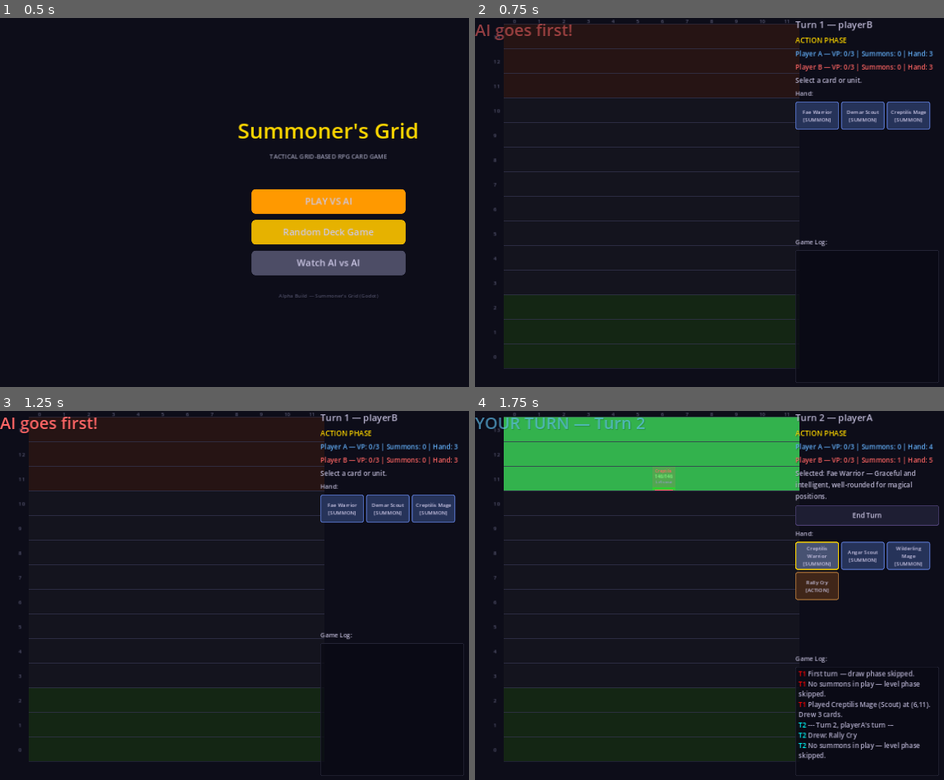
Above: before the commit, frames 1-4 (two rows, left to right).
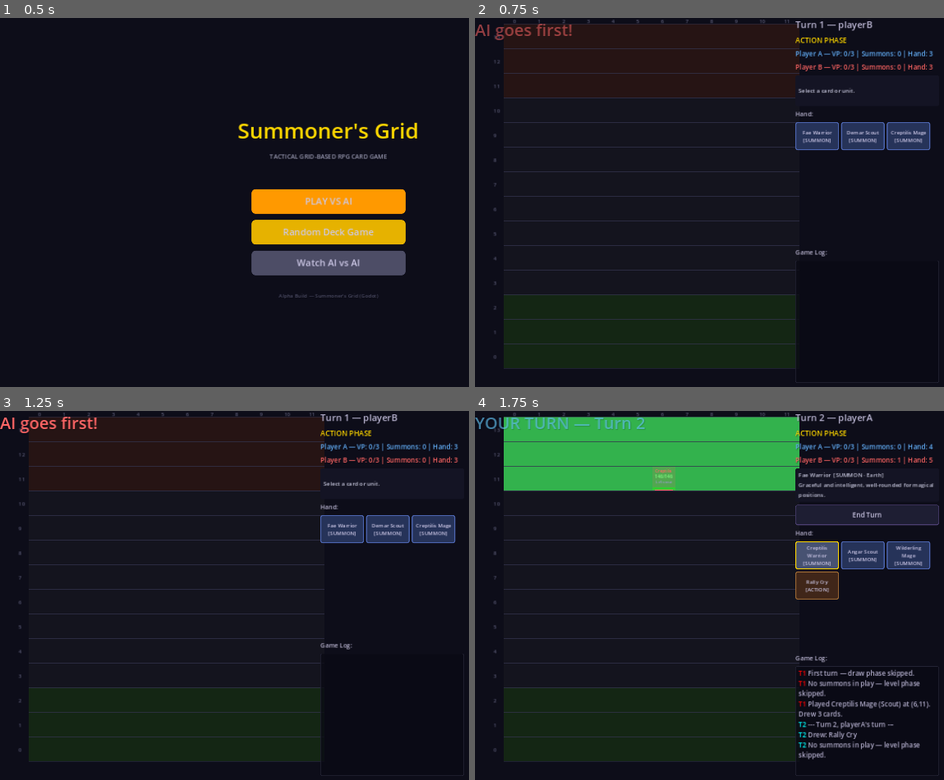
Above: after the commit, the same moments.

Repository: look-itsaxiom/summoners-grid
Game: Godot game, scene res://scenes/menu.tscn
Same seed, same stepped clock (60 frames per second), same inputs: the game is played once before the commit and once after it.
Inputs:
- Up to frame 1 (0.5 s): no input
- Up to frame 2 (0.75 s): click "Random Deck Game" at 0.5 s
- Up to frame 3 (1.25 s): no input
- Up to frame 4 (1.75 s): click "Fae Warrior [SUMMON]" at 1.25 s

Frame 1 is identical in both runs. In frame 2, 3.7% of the frame differs, in the area x 68-99%, y 16-65%; in frame 3, 3.7%; in frame 4, 2.6%.

Commit message:
feat: card + unit detail panels in sidebar
Add rich card/unit info display when selecting:

Card detail shows: name, type, element, description, requirements,
effect details (DMG/HEAL/BUFF with base power), and target type.

Unit detail shows: name, level, role, HP, movement, all 8 combat
stats, and equipped weapon with base power and range.

Styled dark panel background for the status area. Both formatters
are pure display functions with no game logic side effects.

Verified via godot-mcp: Sharpened Blade shows requirements +
buff details, warrior unit shows full stats + weapon BP:40.

Co-Authored-By: Claude Opus 4.6 (1M context) <noreply@anthropic.com>

Diff:
--- a/godot/scripts/ui/game_screen.gd
+++ b/godot/scripts/ui/game_screen.gd
@@ -82,11 +82,28 @@
 	player_b_info.add_theme_color_override("font_color", Color(1.0, 0.4, 0.4))
 	sidebar.add_child(player_b_info)
 
-	# Status
+	# Status / card detail area
+	var status_panel := PanelContainer.new()
+	status_panel.custom_minimum_size = Vector2(0, 60)
+	var sp_style := StyleBoxFlat.new()
+	sp_style.bg_color = Color(0.08, 0.08, 0.14)
+	sp_style.corner_radius_top_left = 4
+	sp_style.corner_radius_top_right = 4
+	sp_style.corner_radius_bottom_left = 4
+	sp_style.corner_radius_bottom_right = 4
+	sp_style.content_margin_left = 6
+	sp_style.content_margin_right = 6
+	sp_style.content_margin_top = 4
+	sp_style.content_margin_bottom = 4
+	status_panel.add_theme_stylebox_override("panel", sp_style)
+	sidebar.add_child(status_panel)
+
 	status_label = Label.new()
 	status_label.text = "Select a card or unit."
 	status_label.autowrap_mode = TextServer.AUTOWRAP_WORD
-	sidebar.add_child(status_label)
+	status_label.add_theme_font_size_override("font_size", 11)
+	status_label.add_theme_color_override("font_color", Color(0.8, 0.8, 0.9))
+	status_panel.add_child(status_label)
 
 	# End turn button
 	end_turn_btn = Button.new()
@@ -404,9 +421,7 @@
 			board.selected_cell = pos
 			board.show_moves(_gm.get_valid_moves(selected_unit_id))
 			board.show_attacks(_gm.get_valid_attacks(selected_unit_id))
-			status_label.text = "%s selected (Lv%d %s)" % [
-				s["card"].get("name", "?"), s["level"], s["current_role"]
-			]
+			status_label.text = _format_unit_detail(s)
 			_refresh_hand()
 			return
 
@@ -427,8 +442,7 @@
 	if index < hand.size():
 		var card: Dictionary = hand[index]
 		var ct: String = card.get("card_type", "")
-		var desc: String = card.get("description", card.get("name", "?"))
-		status_label.text = "Selected: %s — %s" % [card.get("name", "?"), desc]
+		status_label.text = _format_card_detail(card)
 
 		if ct == "summon":
 			board.show_placements(_gm.get_valid_placements())
@@ -926,6 +940,81 @@
 	parent.add_child(btn)
 
 
+func _format_card_detail(card: Dictionary) -> String:
+	var lines: Array[String] = []
+	var name_str: String = card.get("name", "?")
+	var ct: String = card.get("card_type", "")
+	var element: String = card.get("element", "neutral")
+
+	# Header: name + type + element
+	var type_label: String = ct.to_upper()
+	if ct == "action":
+		type_label = card.get("speed", "action").to_upper()
+	lines.append("%s  [%s · %s]" % [name_str, type_label, element.capitalize()])
+
+	# Description
+	var desc: String = card.get("description", "")
+	if desc != "":
+		lines.append(desc)
+
+	# Requirements
+	var reqs: Array = card.get("requirements", [])
+	if reqs.size() > 0:
+		var req_parts: Array[String] = []
+		for req in reqs:
+			var req_type: String = req.get("type", "")
+			if req_type == "role":
+				var family: String = req.get("role_family", "")
+				if family != "":
+					req_parts.append("Requires: %s summon" % family.capitalize())
+			elif req_type == "level":
+				req_parts.append("Min level: %d" % req.get("min_level", 0))
+		if req_parts.size() > 0:
+			lines.append(" · ".join(req_parts))
+
+	# Effects summary for action cards
+	if ct == "action":
+		for effect in card.get("effects", []):
+			var etype: String = effect.get("type", "")
+			var bp: int = effect.get("base_power", 0)
+			if etype == "damage" and bp > 0:
+				var dtype: String = effect.get("damage_type", "magical")
+				lines.append("DMG: %d BP (%s)" % [bp, dtype])
+			elif etype == "heal" and bp > 0:
+				lines.append("HEAL: %d BP" % bp)
+			elif etype == "buff":
+				var edesc: String = effect.get("description", "")
+				if edesc != "":
+					lines.append("BUFF: %s" % edesc)
+
+	# Target type
+	var target: String = card.get("target_type", "")
+	if target != "":
+		lines.append("Target: %s" % target.replace("_", " "))
+
+	return "\n".join(lines)
+
+
+func _format_unit_detail(unit: Dictionary) -> String:
+	var card: Dictionary = unit.get("card", {})
+	var stats: Dictionary = unit.get("calculated_stats", {})
+	var lines: Array[String] = []
+
+	lines.append("%s  Lv%d %s" % [card.get("name", "?"), unit["level"], unit["current_role"]])
+	lines.append("HP: %d/%d  MV: %d" % [unit["current_hp"], unit["max_hp"], unit["movement_remaining"]])
+	lines.append("STR %d  DEF %d  INT %d  MDF %d" % [
+		stats.get("STR", 0), stats.get("DEF", 0), stats.get("INT", 0), stats.get("MDF", 0)])
+	lines.append("SPD %d  ACC %d  LCK %d  SPI %d" % [
+		stats.get("SPD", 0), stats.get("ACC", 0), stats.get("LCK", 0), stats.get("SPI", 0)])
+
+	var weapon: Dictionary = card.get("equipment", {}).get("weapon", {})
+	if not weapon.is_empty():
+		lines.append("Weapon: %s (BP:%d, Range:%d)" % [
+			weapon.get("name", "?"), weapon.get("base_power", 0), weapon.get("range", 1)])
+
+	return "\n".join(lines)
+
+
 func _find_unit(instance_id: String) -> Dictionary:
 	for s in _gm.board_summons:
 		if s["instance_id"] == instance_id:
